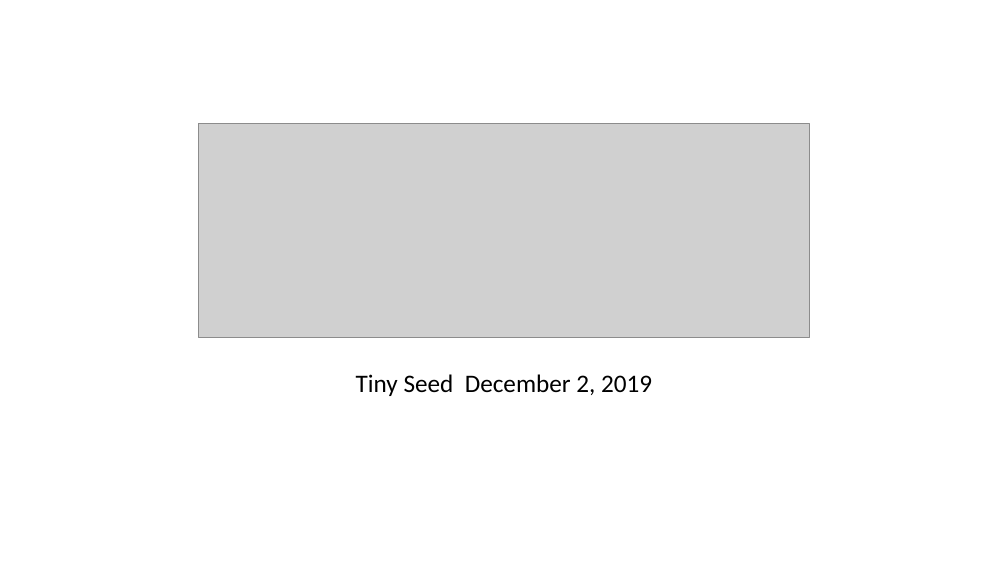
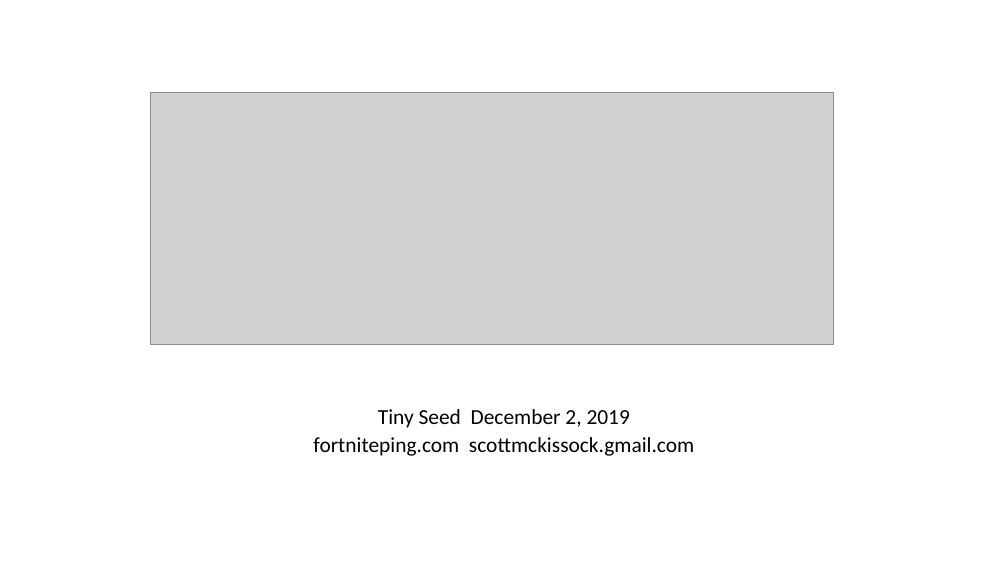
Before and after one commit to smckissock/fortnite, a slide deck: slide 1 of doc/Fortnite Ping Tiny Seed 2019-12-02.pptx. Drawn at 1008x567 pixels with LibreOffice and Linux fonts; fonts in the diff are those of the drawing; grey boxes stand for pictures. Boxes give left, top, right and bottom in pixels: in the first picture for what was removed or moved away, otherwise in the second. Text is boxed around its words. In the diff, an @@ line names an element or a change of style, - is before the commit and + after.

Commit message:
Google ads, Tiny Seed application

```diff
--- a/doc/Fortnite Ping Tiny Seed 2019-12-02.pptx
+++ b/doc/Fortnite Ping Tiny Seed 2019-12-02.pptx
@@ picture: place and size @@
-picture at bbox=[199, 124, 809, 338]
+picture at bbox=[150, 93, 833, 345]
@@ subtitle "Tiny Seed December 2, 2019": place and size @@
-subtitle "Tiny Seed December 2, 2019" at bbox=[356, 374, 652, 396]
+subtitle "Tiny Seed December 2, 2019" at bbox=[313, 409, 694, 456]
@@ subtitle at bbox=[378, 409, 630, 428]: size 24 to 20.4 pt in "Tiny Seed December 2, 2019"; line spacing 0.9 to 0.7 @@
@@ subtitle at bbox=[313, 437, 694, 456]: paragraph added @@
+fortniteping.com scottmckissock.gmail.com
```
Also in this commit, not shown: 4 other slides changed, 9 slides added, 2 slides removed, 2 other files.
